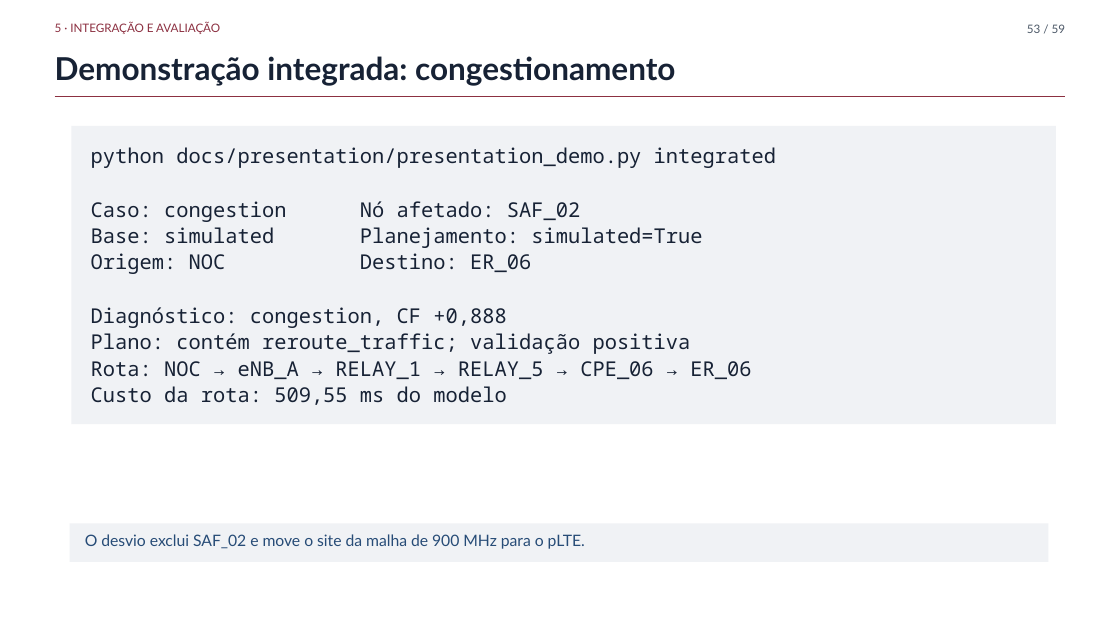
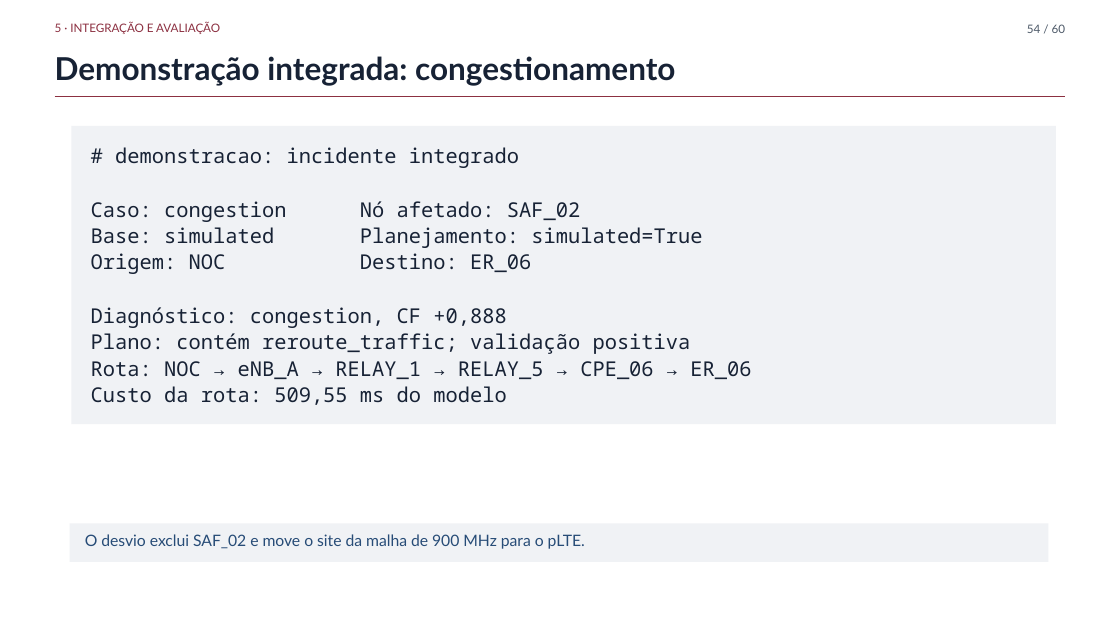
Before and after one commit to fsd-dantas/ai4systems, a slide deck: slide 54 of docs/presentation/mini-systems-presentation.pptx (slide 53 before the commit). Drawn at 1120x630 pixels with LibreOffice and Linux fonts; fonts in the diff are those of the drawing; background and template pictures are left out. Boxes give left, top, right and bottom in pixels: in the first picture for what was removed or moved away, otherwise in the second. Text is boxed around its words. In the diff, an @@ line names an element or a change of style, - is before the commit and + after.

```diff
--- a/docs/presentation/mini-systems-presentation.pptx
+++ b/docs/presentation/mini-systems-presentation.pptx
@@ text at (1027,24,1066,33): text changed @@
-53 / 59
+54 / 60
@@ text at (115,147,519,168): text changed @@
-python docs/presentation/presentation_demo.py integrated
+# demonstracao: incidente integrado
```
Also in this commit, not shown: 57 other slides changed, 1 slide added, 1 other file.
